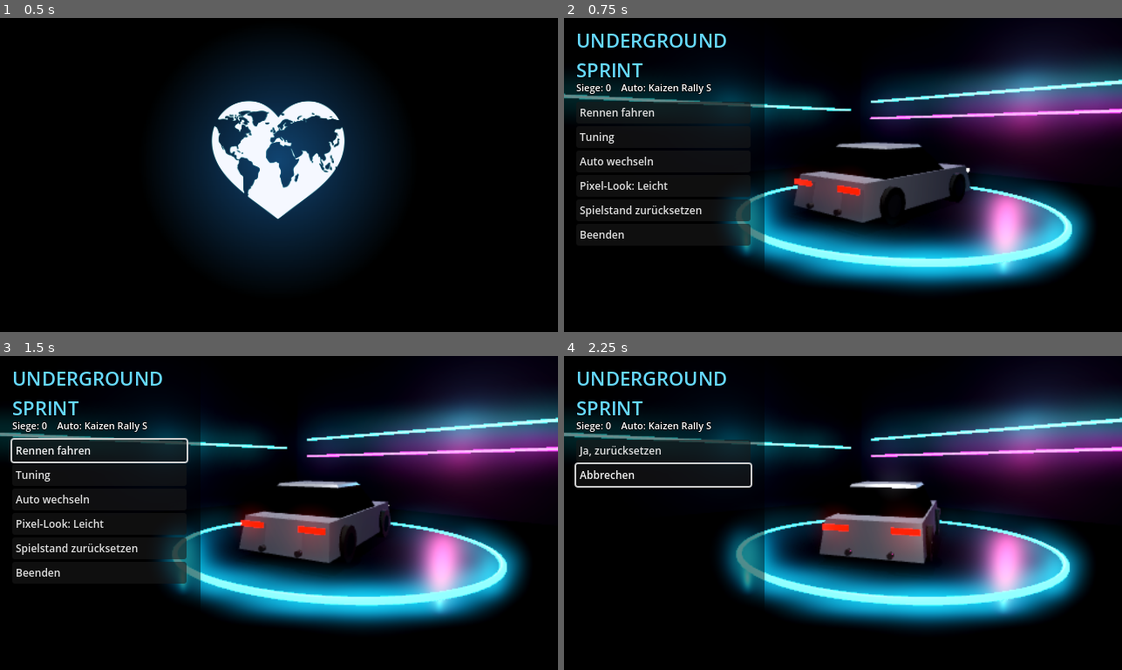
Above: before the commit, frames 1-4 (two rows, left to right).
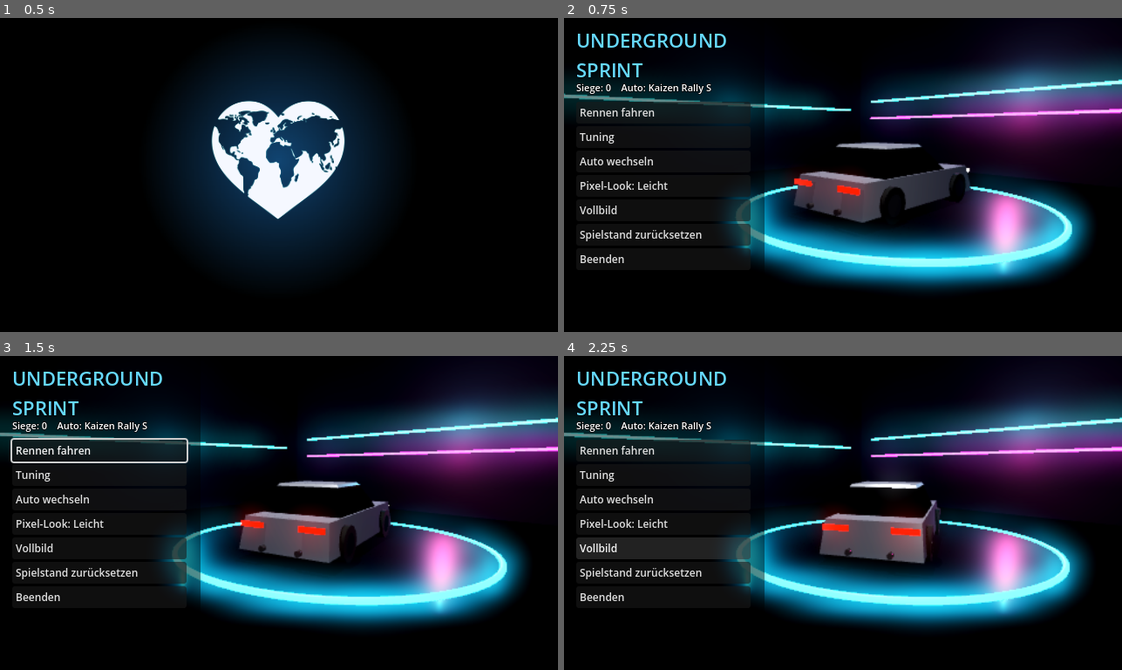
Above: after the commit, the same moments.

Repository: DesignStraub/underground-sprint
Game: Godot game, scene res://scenes/intro.tscn
Same seed, same stepped clock (60 frames per second), same inputs: the game is played once before the commit and once after it.
Inputs (mouse positions are in pixels of both pictures, inside the frame that each line leads up to):
- Up to frame 1 (0.5 s): no input
- Up to frame 2 (0.75 s): tap Enter (ui_accept) at 0.5 s; move the mouse to (965, 159) at 0.52 s; hold D (steer_right) from 0.53 s (still down); tap F at 0.6 s; click (965, 159) at 0.67 s
- Up to frame 3 (1.5 s): tap Enter (ui_accept) at 0.77 s; release D (steer_right) at 1.25 s; click "< Zurück" at 1.25 s
- Up to frame 4 (2.25 s): click (664, 547) at 2 s, where only the run after the commit has a clickable "Vollbild"

Frame 1 is identical in both runs. In frame 2, 0.8% of the frame differs, in the area x 2-34%, y 59-79%; in frame 3, 0.8%; in frame 4, 4.1%, in the area x 1-34%, y 28-79%.

Commit message:
Vollbild im Browser: Knopf auf der Seite, Taste F, Eintrag in Garage und Pause
Im Browser läuft Vollbild direkt über die Seite (auch Safari mit webkit-Präfix),
abgelehnte Anfragen werden abgefangen. F zusätzlich zu F11, weil F11 auf dem Mac
den Schreibtisch zeigt.

Co-Authored-By: Claude Opus 5.5 <noreply@anthropic.com>

Diff:
--- a/scripts/game_state.gd
+++ b/scripts/game_state.gd
@@ -46,7 +46,7 @@
 	_add_action("reset_car", [KEY_R], [JOY_BUTTON_BACK], [])
 	_add_action("pause", [KEY_ESCAPE, KEY_P], [JOY_BUTTON_START], [])
 	_add_action("next_track", [KEY_M], [], [])
-	_add_action("fullscreen", [KEY_F11], [], [])
+	_add_action("fullscreen", [KEY_F11, KEY_F], [], [])  # F: auf dem Mac ist F11 "Schreibtisch anzeigen"
 	var alt_enter := InputEventKey.new()
 	alt_enter.physical_keycode = KEY_ENTER
 	alt_enter.alt_pressed = true
@@ -70,9 +70,28 @@
 
 func _unhandled_input(event: InputEvent) -> void:
 	if event.is_action_pressed("fullscreen"):
-		var fs := DisplayServer.window_get_mode() == DisplayServer.WINDOW_MODE_FULLSCREEN
-		DisplayServer.window_set_mode(DisplayServer.WINDOW_MODE_WINDOWED if fs else DisplayServer.WINDOW_MODE_FULLSCREEN)
+		toggle_fullscreen()
 		get_viewport().set_input_as_handled()
+
+
+## Vollbild an/aus. Muss aus einer Eingabe heraus aufgerufen werden (Taste, Knopf), sonst blockiert der Browser.
+func toggle_fullscreen() -> void:
+	if OS.has_feature("web"):
+		# Direkt über die Seite: funktioniert auch in Safari (mit webkit-Präfix) und schluckt Ablehnungen
+		JavaScriptBridge.eval("""(function () {
+			try {
+				var d = document, e = d.documentElement;
+				if (d.fullscreenElement || d.webkitFullscreenElement) {
+					(d.exitFullscreen || d.webkitExitFullscreen).call(d);
+				} else {
+					var r = (e.requestFullscreen || e.webkitRequestFullscreen).call(e);
+					if (r && r.catch) r.catch(function () {});
+				}
+			} catch (x) {}
+		})()""", true)
+		return
+	var fs := DisplayServer.window_get_mode() == DisplayServer.WINDOW_MODE_FULLSCREEN
+	DisplayServer.window_set_mode(DisplayServer.WINDOW_MODE_WINDOWED if fs else DisplayServer.WINDOW_MODE_FULLSCREEN)
 
 
 func cycle_pixel_mode() -> void:
--- a/scripts/garage.gd
+++ b/scripts/garage.gd
@@ -234,10 +234,11 @@
 		GameState.cycle_pixel_mode()
 		gfx.text = "Pixel-Look: " + GameState.PIXEL_MODES[GameState.pixel_mode]["name"])
 	gfx.text = "Pixel-Look: " + GameState.PIXEL_MODES[GameState.pixel_mode]["name"]
+	_button("Vollbild", GameState.toggle_fullscreen)
 	_button("Spielstand zurücksetzen", _confirm_reset)
 	if not OS.has_feature("web"):  # im Browser schließt man einfach den Tab
 		_button("Beenden", func(): get_tree().quit())
-	info.text = Catalog.CARS[preview_car]["desc"] + "\nF11 / Alt+Enter: Vollbild"
+	info.text = Catalog.CARS[preview_car]["desc"] + "\nF / F11: Vollbild"
 	_focus_first()
 
 
--- a/scripts/race.gd
+++ b/scripts/race.gd
@@ -249,7 +249,7 @@
 	hud["help"].set_anchors_preset(Control.PRESET_TOP_RIGHT)
 	hud["help"].position = Vector2(-250, 6)
 	hud["help"].size = Vector2(240, 60)
-	hud["help"].text = "W/S Gas/Bremse  A/D Lenken\nLeertaste Handbremse  Shift Nitro\nC Kamera  R Zurücksetzen  M Musik  Esc Pause"
+	hud["help"].text = "W/S Gas/Bremse  A/D Lenken\nLeertaste Handbremse  Shift Nitro\nC Kamera  R Zurücksetzen  M Musik\nF Vollbild  Esc Pause"
 	hud["help"].modulate.a = 0.7
 
 	# Drehzahlmesser unten rechts
@@ -495,7 +495,8 @@
 	root.add_child(pause_panel)
 	var title := _label(pause_panel, 20, HORIZONTAL_ALIGNMENT_CENTER)
 	title.text = "PAUSE"
-	for entry in [["Weiter", _toggle_pause], ["Neustart", func(): _unpause(); get_tree().reload_current_scene()],
+	for entry in [["Weiter", _toggle_pause], ["Vollbild", GameState.toggle_fullscreen],
+			["Neustart", func(): _unpause(); get_tree().reload_current_scene()],
 			["Garage", func(): _unpause(); get_tree().change_scene_to_file("res://scenes/garage.tscn")]]:
 		var b := Button.new()
 		b.text = entry[0]
Not shown, changed: export_presets.cfg
